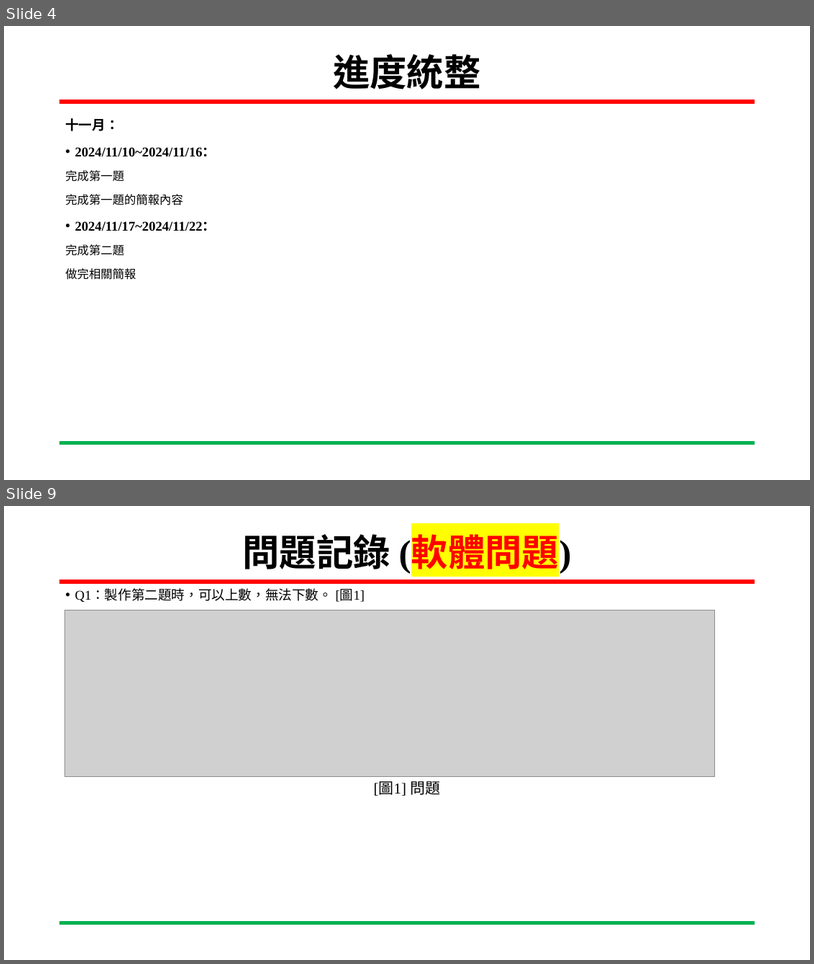
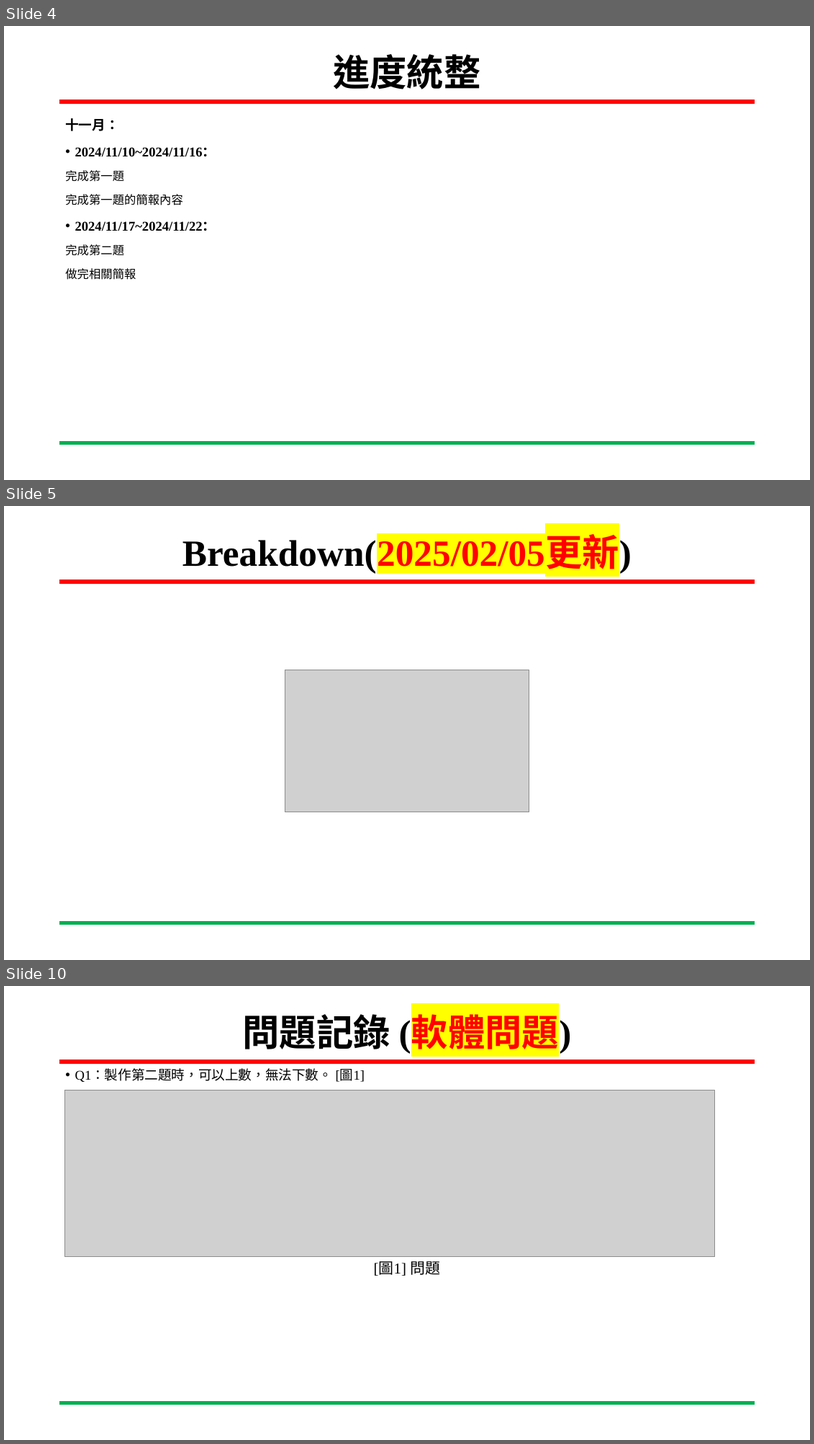
Before and after one commit to wsy0331/SOC_Lab_Exercises, a slide deck: 專案進度報告_吳紹郁_20241121.pptx. Shown one above the other, each under a label of ours: slides 4 and 9 before the commit, slides 4, 5 and 10 after it; the slides between them are not shown. The pictures are 814x964 and 814x1444 pixels, drawn with LibreOffice and Linux fonts; fonts in the diff are those of the drawing; grey boxes stand for pictures; background and template pictures are left out. Boxes give left, top, right and bottom in pixels: in the first picture for what was removed or moved away, otherwise in the second. Text is boxed around its words. In the diff, an @@ line names an element or a change of style, - is before the commit and + after.

```diff
--- a/專案進度報告_吳紹郁_20241121.pptx
+++ b/專案進度報告_吳紹郁_20241121.pptx
@@ slide 5 added at [4, 506, 810, 960], background #FFFFFF; not listed: 2 template elements that a slide beside it also shows @@
@@ title added at [183, 537, 632, 574], 44 pt, text #FF0000, bold @@
+Breakdown(2025/02/05更新)
@@ picture added at [286, 670, 530, 812] @@
@@ what was slide 9 is now slide 10 @@
```
Also in this commit, not shown: 4 slides changed, 1 other slide added, 1 slide removed, 2 other files.
